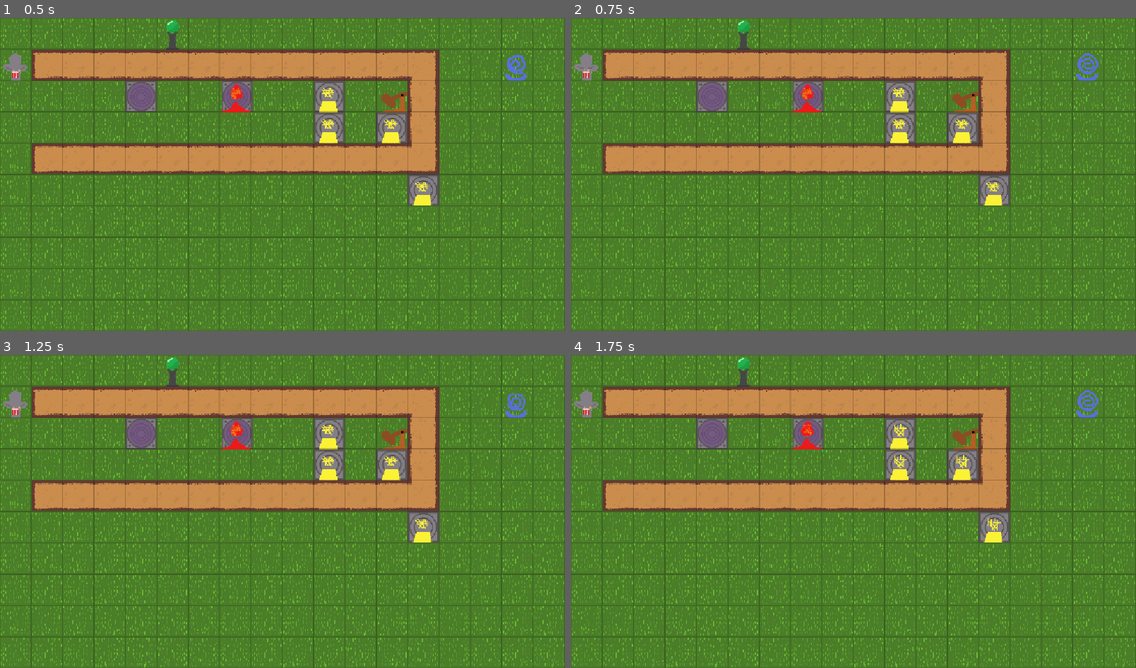
Above: before the commit, frames 1-4 (two rows, left to right).
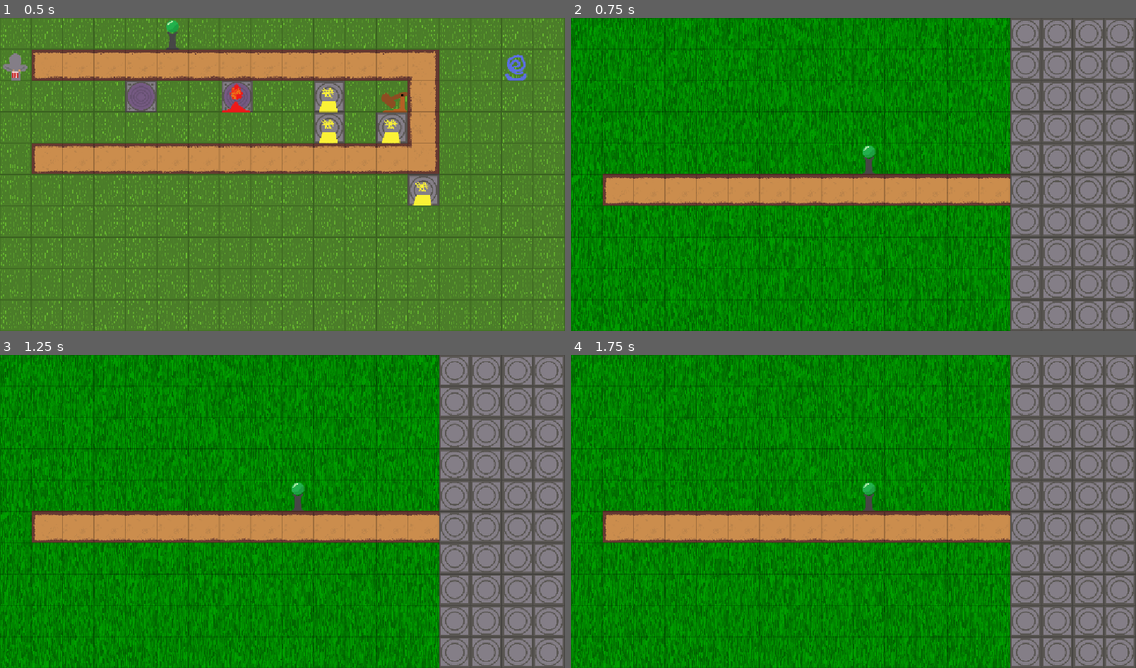
Above: after the commit, the same moments.

Repository: PeanutPiglet/SlimeTiming
Game: Godot game, scene res://levels/level_host.tscn
The game is run twice, just before and just after one commit, with the same random seed, the same clock (stepped at 60 frames per second) and the same inputs. Before the commit the project starts from res://levels/level0.tscn.
Inputs:
- Up to frame 1 (0.5 s): no input
- Up to frame 2 (0.75 s): hold Right (ui_right) from 0.53 s (still down); tap Q (act1) at 0.6 s
- Up to frame 3 (1.25 s): keep holding Right (ui_right)
- Up to frame 4 (1.75 s): release Right (ui_right) at 1.28 s; hold Down (ui_down) from 1.28 s (still down); tap W (act2) at 1.35 s

Frame 1 is identical in both runs. In frame 2, 100% of the frame differs, in the area x 0-100%, y 0-100%; in frame 3, 100%; in frame 4, 100%.
Error before the commit: Invalid call. Nonexistent function 'get_grid' in base 'Node2D'. (res://scripts/tower.gd:23)
Error after the commit: Invalid call. Nonexistent function 'get_grid' in base 'Node2D (level_host.gd)'. (res://scripts/tower.gd:23)

Commit message:
fix: update host level code

Diff:
--- a/project.godot
+++ b/project.godot
@@ -11,7 +11,7 @@
 [application]
 
 config/name="GMTK2026"
-run/main_scene="uid://cnt3d5gfy8yp0"
+run/main_scene="uid://be37rre4os2yn"
 config/features=PackedStringArray("4.7", "GL Compatibility")
 config/icon="res://icon.svg"
 
--- a/scripts/level.gd
+++ b/scripts/level.gd
@@ -1,4 +1,4 @@
-@abstract class_name GameLevel extends Node2D
+class_name GameLevel extends Node2D
 
 # set by host
 var beattime:float;
--- a/scripts/level_host.gd
+++ b/scripts/level_host.gd
@@ -39,9 +39,10 @@
 	if active_level:
 		active_level.queue_free()
 
-	active_level = level.instantiate()
+	var instance = level.instantiate()
+	active_level = instance as GameLevel
 	active_level.beattime = beattime
-	var allowed_troops = {
+	var allowed_troops:Dictionary[int, bool] = {
 		1: true,
 		2: current_level >= 5,
 		3: current_level >= 10,
